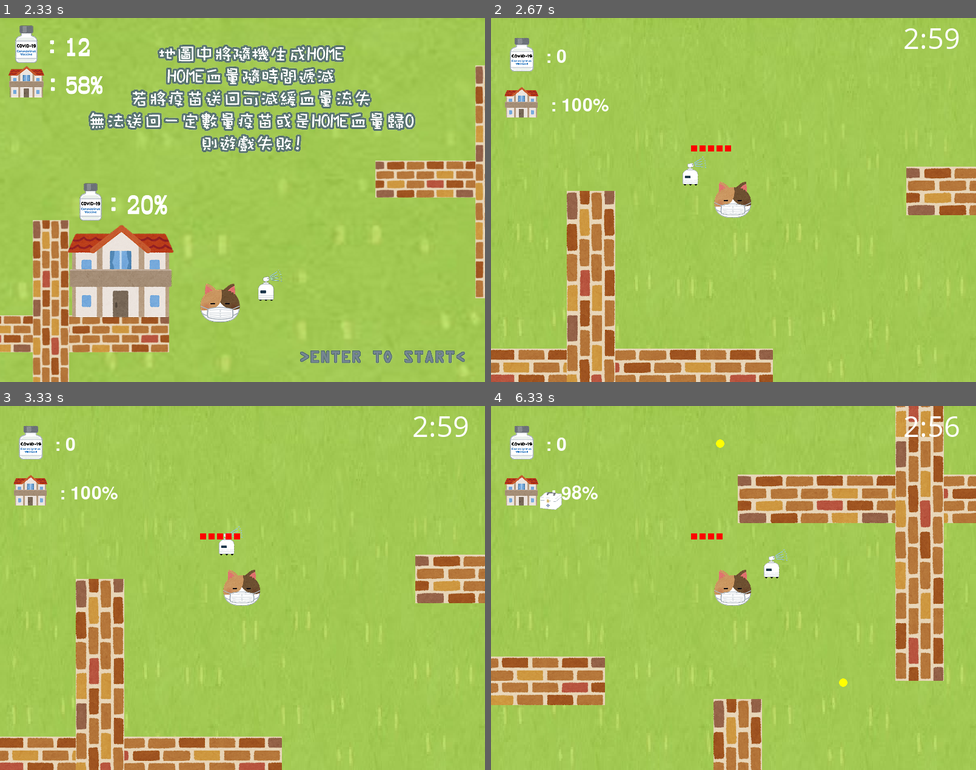
Above: before the commit, frames 1-4 (two rows, left to right).
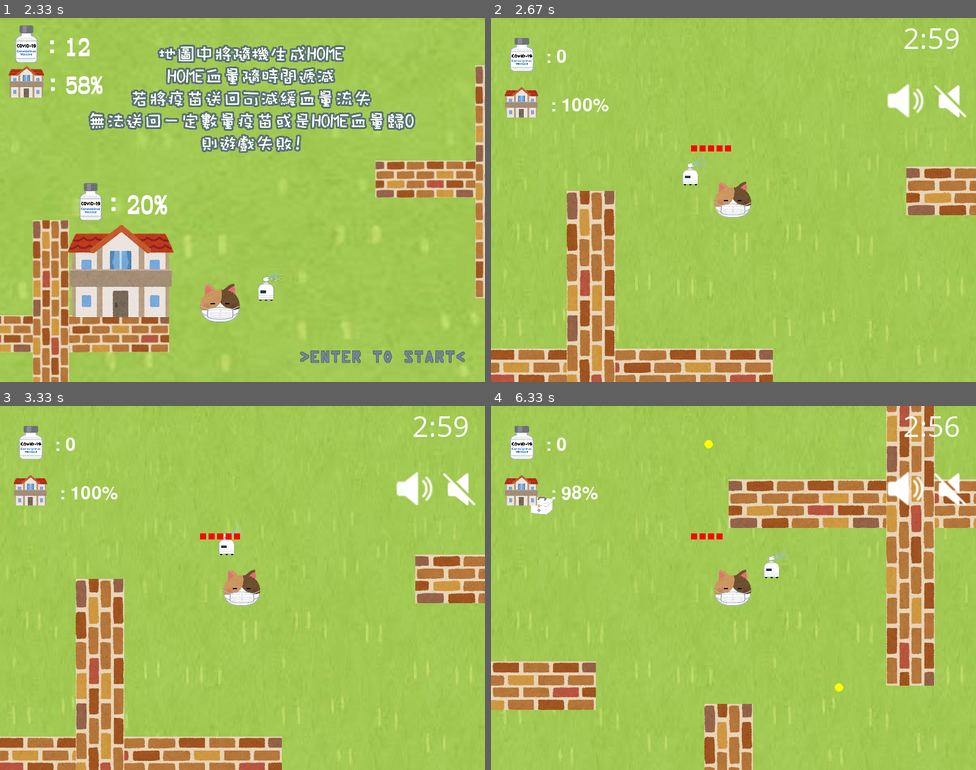
Above: after the commit, the same moments.

Repository: leo271828/PyGame_7-1_VaccineGame
Game: pygame game, started from main.py
Same seed, same stepped clock (60 frames per second), same inputs: the game is played once before the commit and once after it.
Inputs (mouse positions are in pixels of both pictures, inside the frame that each line leads up to):
- Up to frame 1 (2.33 s): tap Enter at 0.33, 2.07 s; tap Keypad Enter at 0.67 s
- Up to frame 2 (2.67 s): tap Keypad Enter at 2.6 s
- Up to frame 3 (3.33 s): move the mouse to (227, 526) at 3.3 s
- Up to frame 4 (6.33 s): click (718, 526) at 3.35 s; click (951, 489) at 3.68 s; hold D 4.13-4.6 s; tap F at 4.2, 4.5, 5.03, 5.37, 5.67, 5.87, 6.17 s; click (903, 489) at 4.68 s; hold W 4.97-5.27 s; hold D 5.3-5.77 s; hold A from 5.8 s (still down)

Frame 1 is identical in both runs. In frame 2, 0.6% of the frame differs, in the area x 81-98%, y 18-28%; in frame 3, 0.6%; in frame 4, 17%, in the area x 0-100%, y 0-100%.

Commit message:
Add files via upload

Diff:
--- a/main.py
+++ b/main.py
@@ -22,7 +22,12 @@
 intro_home = pygame.transform.scale(pygame.image.load(os.path.join("images", "intro_home.png")),(800,600))
 intro_list = [intro_home,intro_attack,intro_move,intro_image]
 
+mute_btn = pygame.transform.scale(pygame.image.load(os.path.join("images", "muse.png")),(80,80)) #音檔
+sound_btn  = pygame.transform.scale(pygame.image.load(os.path.join("images", "sound.png")),(80,80)) #音檔
+
+
 FPS  =30
+
 
 class Main:
     '''負責掌控主程序'''
@@ -34,6 +39,12 @@
         # house blood
         self.vaccine = pygame.transform.scale(pygame.image.load(os.path.join("images", "vaccine_coverage.png")), (60, 60))
         self.house = pygame.transform.scale(pygame.image.load(os.path.join("images", "house.png")), (60, 60))
+        self.sound_btn = sound_btn
+        self.mute_btn  = mute_btn
+        self.mute_rect = pygame.Rect(720,100,80,80)
+        self.sound_rect = pygame.Rect(640,100,80,80)
+        print(self.mute_rect)
+        print(self.sound_rect)
 
 
         #物件初始化
@@ -58,17 +69,21 @@
         screen.blit(self.house, (20, 110))
         screen.blit(text_2, (90, 130))
 
+        #音檔
+        screen.blit(self.mute_btn,(720,100))
+        screen.blit(self.sound_btn, (640,100))
+
+
         pygame.display.flip()
         pygame.display.update()
 
     def update(self):
         '''物件更新'''
-        # monster還未完成所以未加進來
         self.player.update()
         self.monster.update()
         self.field.update()
         self.stuff.update()
-        # 升級機制
+
 
     def gameover(self, screen, play):
         '''結束畫面'''
@@ -143,14 +158,24 @@
 
         while not self.done:
             self.clock.tick(FPS)
+            x, y = pygame.mouse.get_pos()
             for event in pygame.event.get():
                 if event.type == pygame.QUIT:
                     self.done = True
                 # 按下滑鼠攻擊
                 if event.type == pygame.MOUSEBUTTONDOWN:
-                    # 音檔
-                    self.player.shut()
-            self.shoot_sound.stop()
+                    if self.mute_rect.collidepoint(x,y):
+                        background_sound.stop()
+                        self.shoot_sound.set_volume(0)
+                        #print(1)
+                    if self.sound_rect.collidepoint(x,y):
+                        background_sound.play()
+                        self.shoot_sound.set_volume(0.2)
+                        #print(2)
+                    else:
+                        self.player.shut()
+                        # 音檔
+                        self.shoot_sound.play()
 
             if play == 0:
                 self.gameover(self.screen,play)
--- a/player.py
+++ b/player.py
@@ -133,10 +133,6 @@
 
     def shut(self):
         # 沒有在發射中，代表是第一次執行
-        #音檔
-        self.shoot_sound = pygame.mixer.Sound('data/sound/shoot.mp3')
-        self.shoot_sound.set_volume(0.2)
-        self.shoot_sound.play()
         if not self.shuting:
             self.shuting = True
             self.gun.shuting = True
